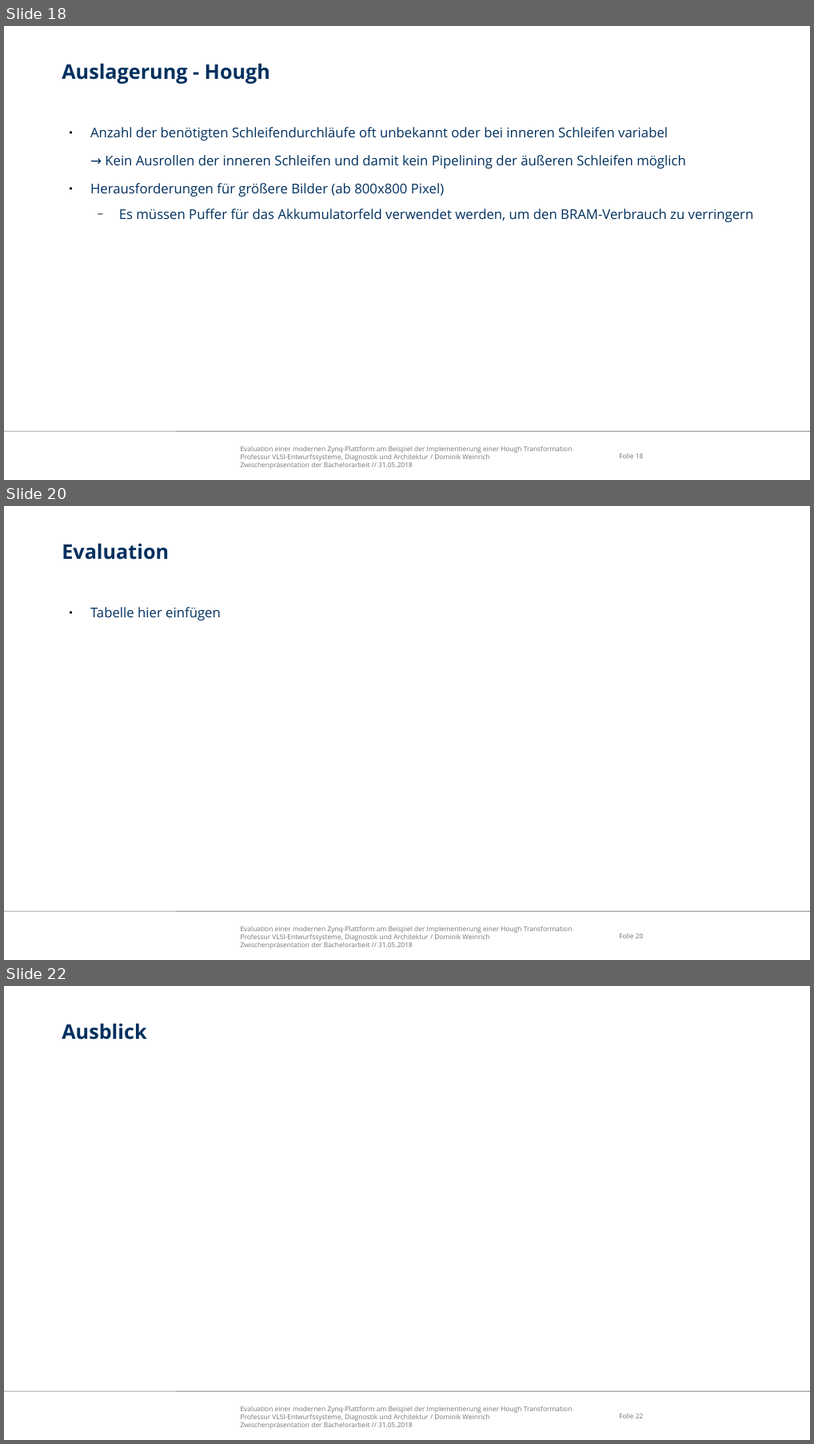
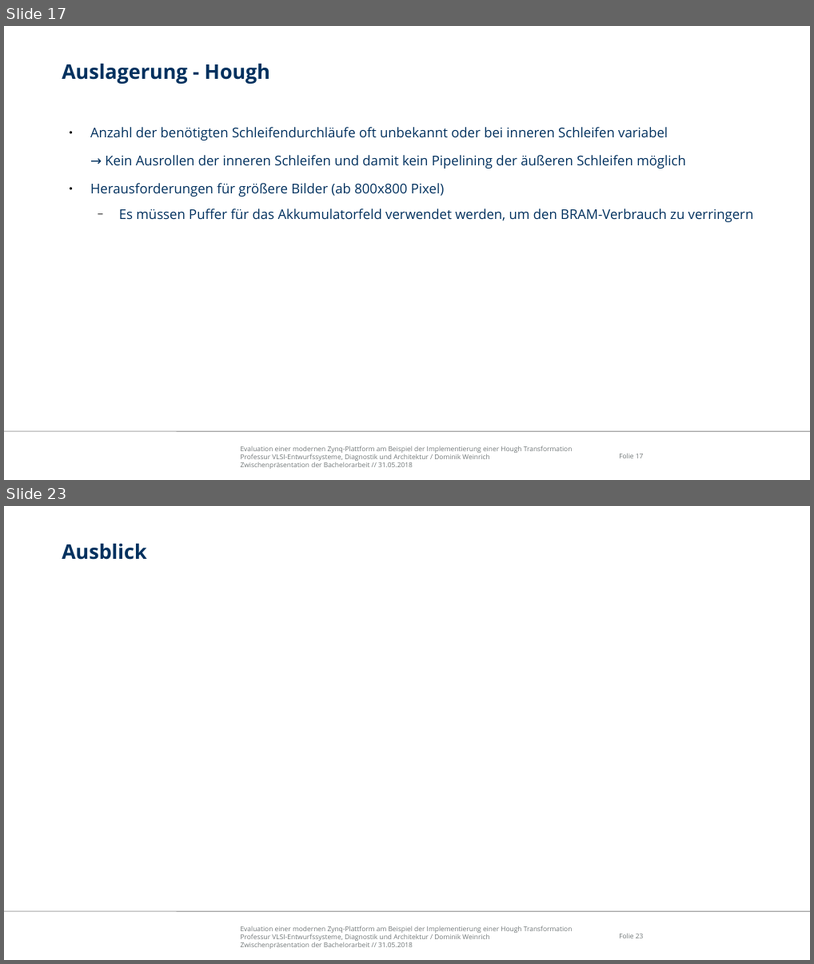
Before and after one commit to freeDom-/hough, a slide deck: Verteidigung/Verteidigung.odp. Shown one above the other, each under a label of ours: slides 18, 20 and 22 before the commit, slides 17 and 23 after it; the slides between them are not shown. The pictures are 814x1444 and 814x964 pixels, drawn with LibreOffice and Linux fonts; fonts in the diff are those of the drawing; background and template pictures are left out. Boxes give left, top, right and bottom in pixels: in the first picture for what was removed or moved away, otherwise in the second. Text is boxed around its words. In the diff, an @@ line names an element or a change of style, - is before the commit and + after.

```diff
--- a/Verteidigung/Verteidigung.odp
+++ b/Verteidigung/Verteidigung.odp
@@ slide 20 removed at bbox=[4, 506, 810, 960], background #FFFFFF; not listed: 3 template elements that a slide beside it also shows @@
@@ title removed at bbox=[62, 544, 169, 560] @@
-Evaluation
@@ text removed at bbox=[90, 607, 221, 620] @@
-● Tabelle hier einfügen
@@ what was slide 18 is now slide 17 @@
@@ page number at bbox=[619, 453, 644, 458]: text changed @@
-Folie 18
+Folie 17
@@ what was slide 22 is now slide 23 @@
```
Also in this commit, not shown: 8 slides changed, 3 slides added, 1 other slide removed, 2 other files.
